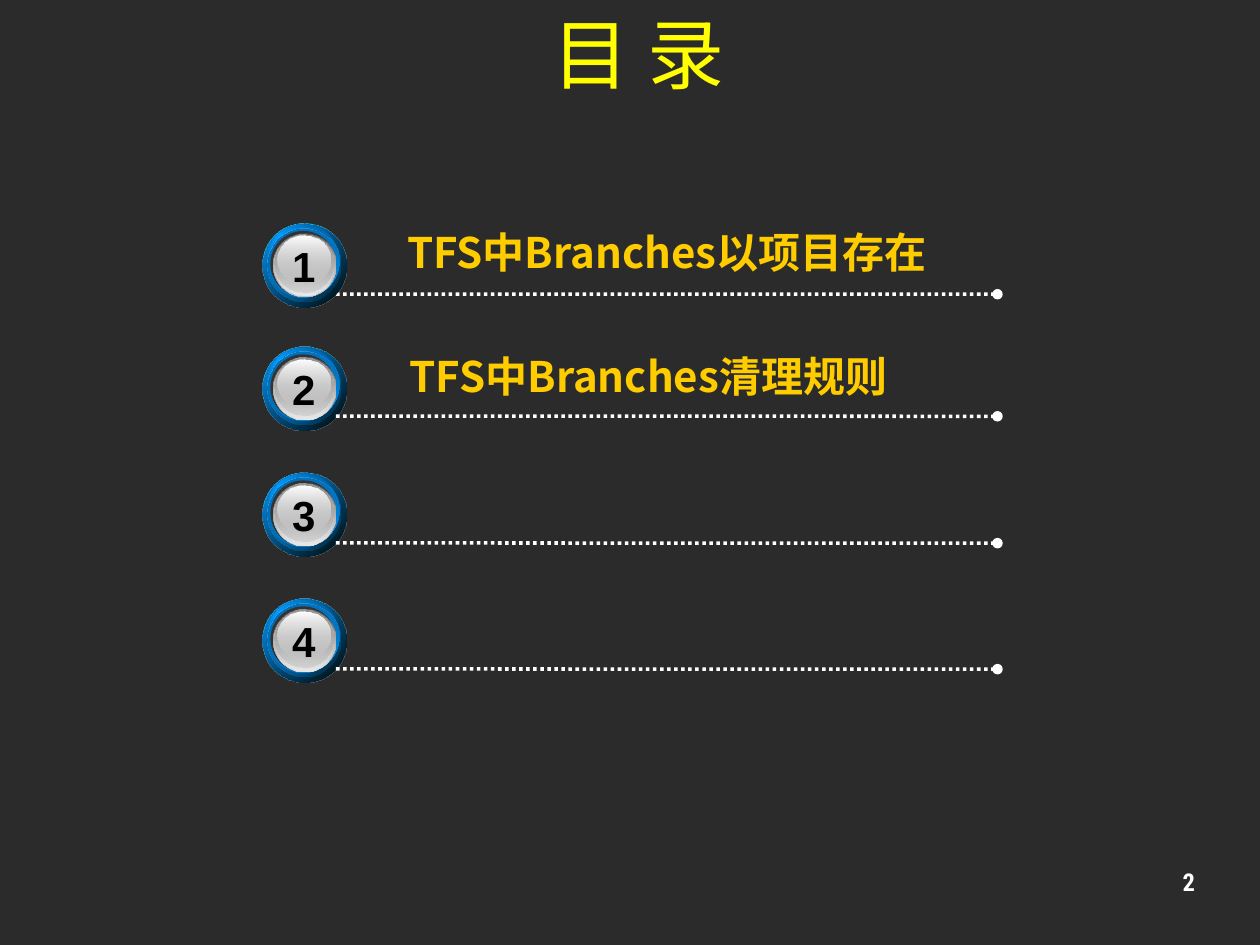
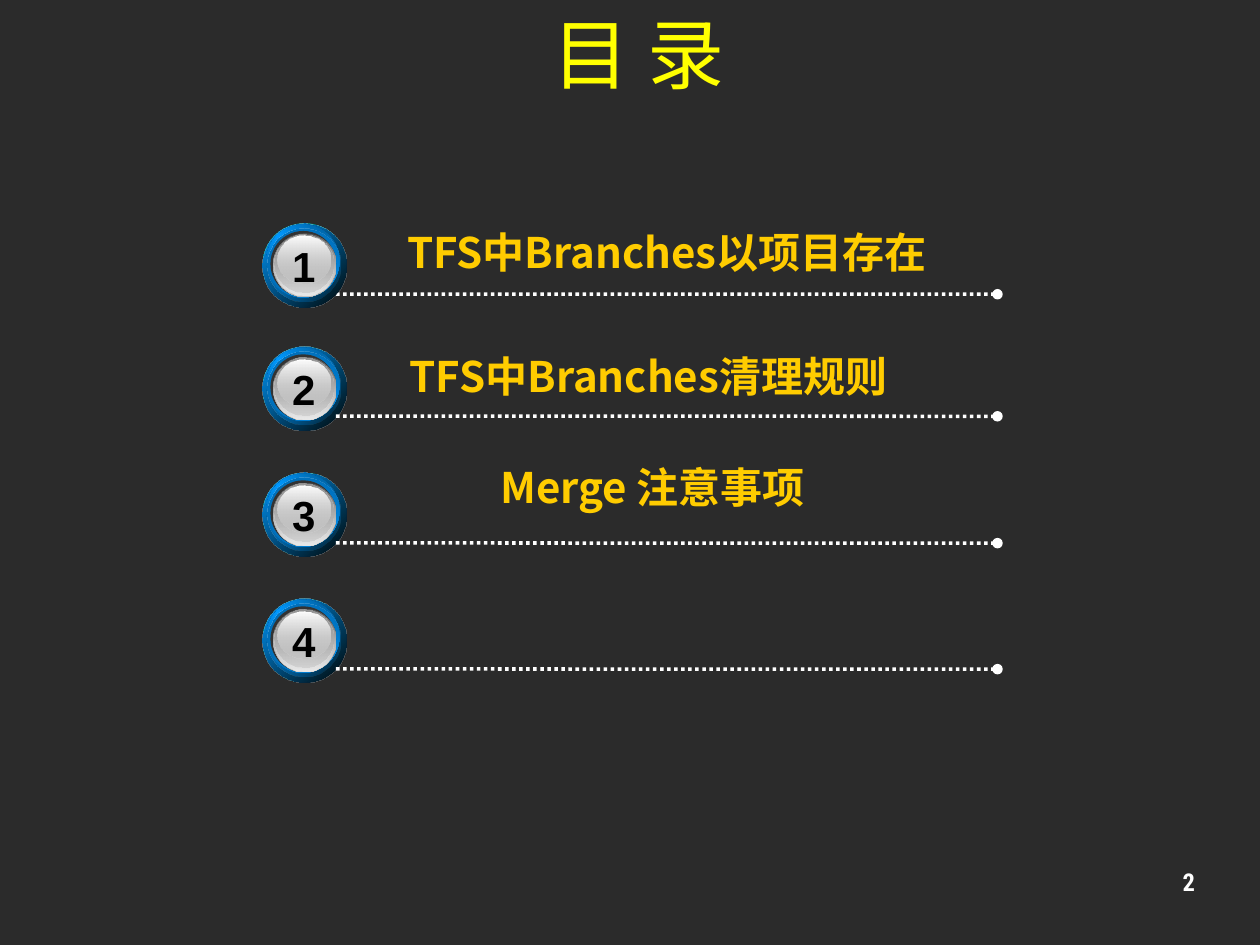
Before and after one commit to rockhe168/MyDocument, a slide deck: slide 2 of PPT/Ctrip/TFS规则.ppt. Drawn at 1260x945 pixels with LibreOffice and Linux fonts; fonts in the diff are those of the drawing; background and template pictures are left out; a plain dark background stands for a picture behind light text. Boxes give left, top, right and bottom in pixels: in the first picture for what was removed or moved away, otherwise in the second. Text is boxed around its words. In the diff, an @@ line names an element or a change of style, - is before the commit and + after.

```diff
--- a/PPT/Ctrip/TFS规则.ppt
+++ b/PPT/Ctrip/TFS规则.ppt
@@ text added at (500, 467, 804, 513), 24 pt, text #FFCC00, bold @@
+Merge 注意事项
```
Also in this commit, not shown: 4 slides added, 5 slides removed, 10 other files.
